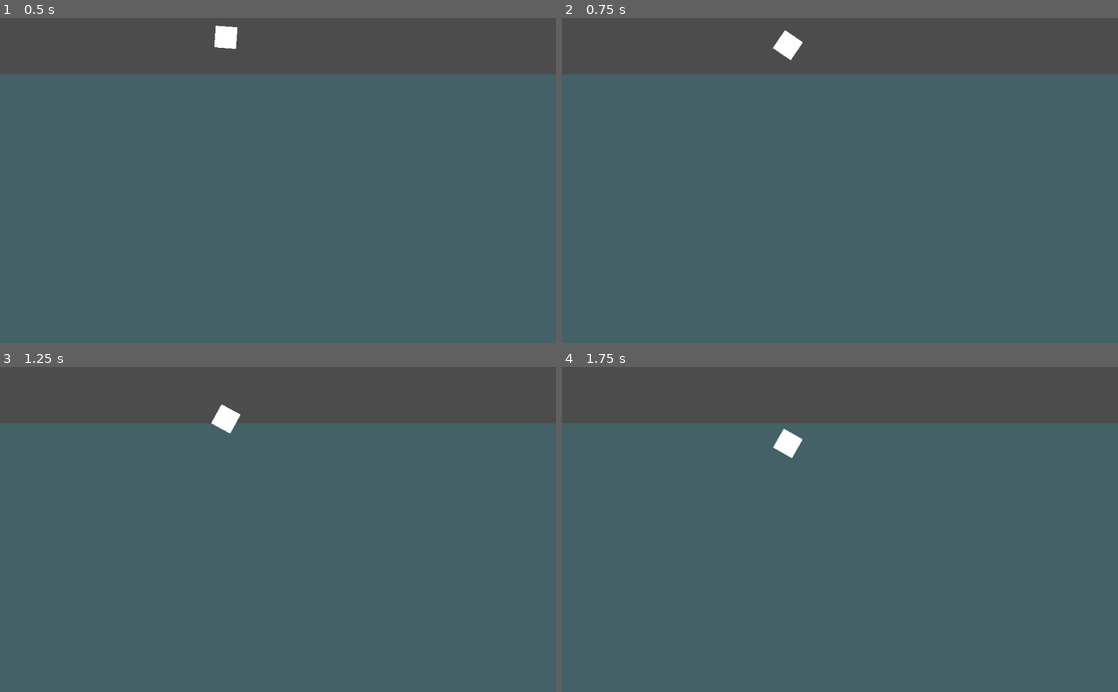
Above: before the commit, frames 1-4 (two rows, left to right).
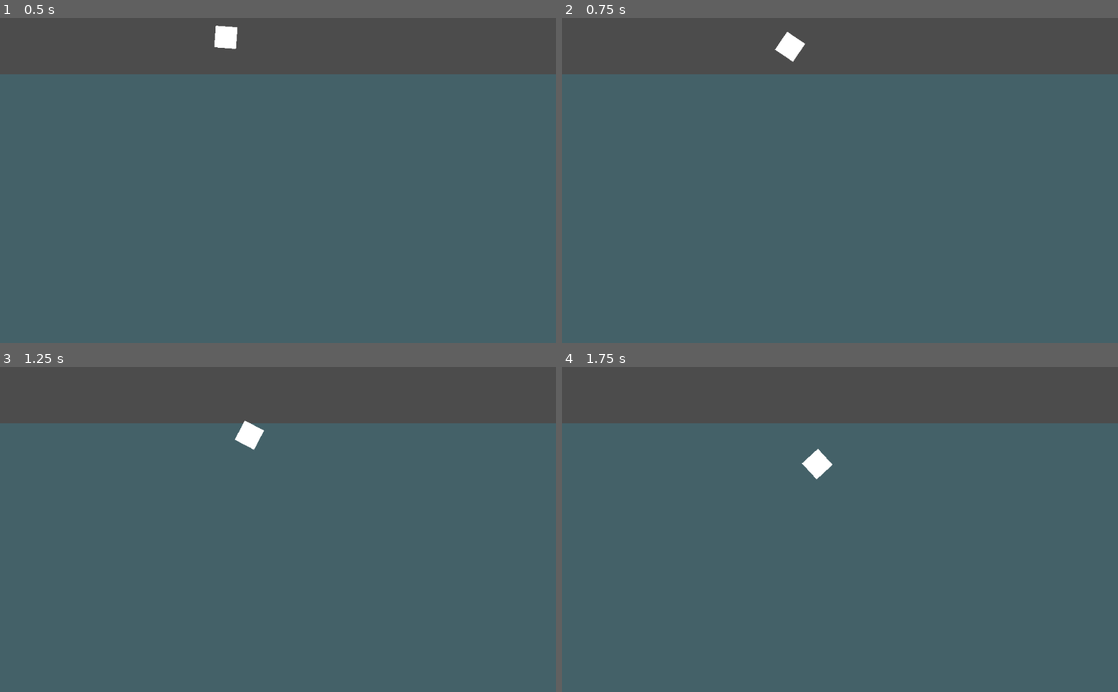
Above: after the commit, the same moments.

Repository: its-dlh/brackeys-2023.2
Game: Godot game, scene res://World/World.tscn
The game is run twice, just before and just after one commit, with the same random seed, the same clock (stepped at 60 frames per second) and the same inputs. The project has no main scene, so this scene is started directly.
Inputs (mouse positions are in pixels of both pictures, inside the frame that each line leads up to):
- Up to frame 1 (0.5 s): no input
- Up to frame 2 (0.75 s): move the mouse to (962, 164) at 0.52 s; hold Right (ui_right) from 0.53 s (still down); click (962, 164) at 0.67 s
- Up to frame 3 (1.25 s): keep holding Right (ui_right)
- Up to frame 4 (1.75 s): move the mouse to (728, 545) at 1.27 s; release Right (ui_right) at 1.28 s; hold Down (ui_down) from 1.28 s (still down); click (728, 545) at 1.42 s

Frame 1 is identical in both runs. In frame 2, less than 0.1% of the frame differs, in the area x 37-44%, y 3-14%; in frame 3, 0.5%; in frame 4, 0.5%, in the area x 38-49%, y 19-35%.

Commit message:
debug locomotion with impulse in the direction of rotation on mouse click

Diff:
--- a/Player/RigidPlayer.gd
+++ b/Player/RigidPlayer.gd
@@ -10,3 +10,8 @@
 
 func _integrate_forces(state):
 	look_follow(state, global_position, get_global_mouse_position())
+
+func _input(event):
+	if event is InputEventMouseButton and event.button_index == BUTTON_LEFT and event.pressed:
+		var impulse_vector = Vector2(100, 0).rotated(rotation)
+		apply_impulse(Vector2(), impulse_vector)
